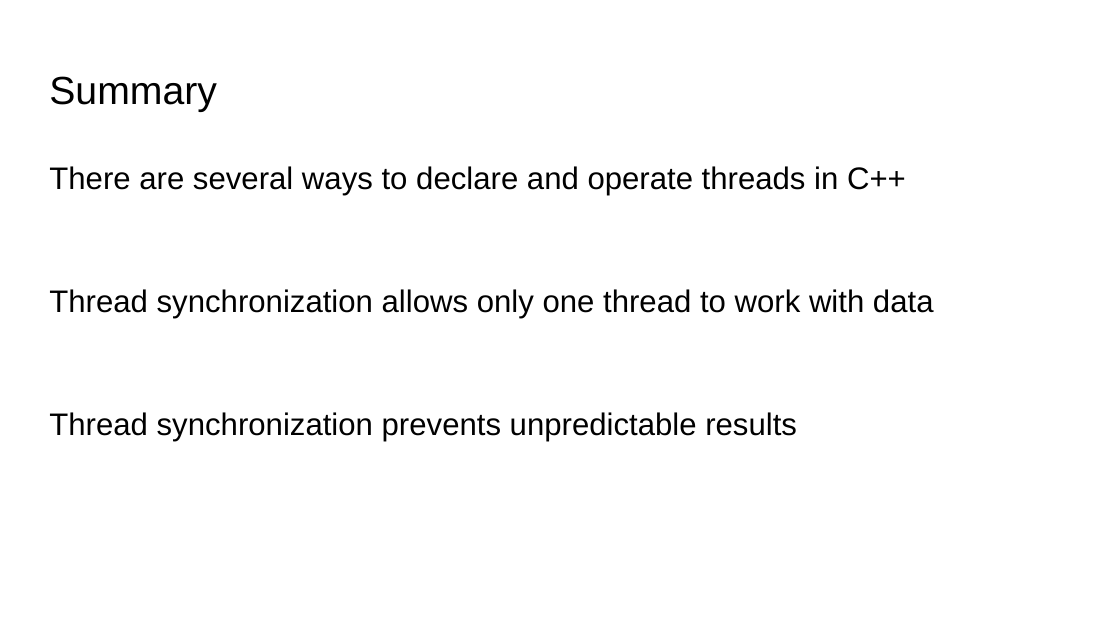
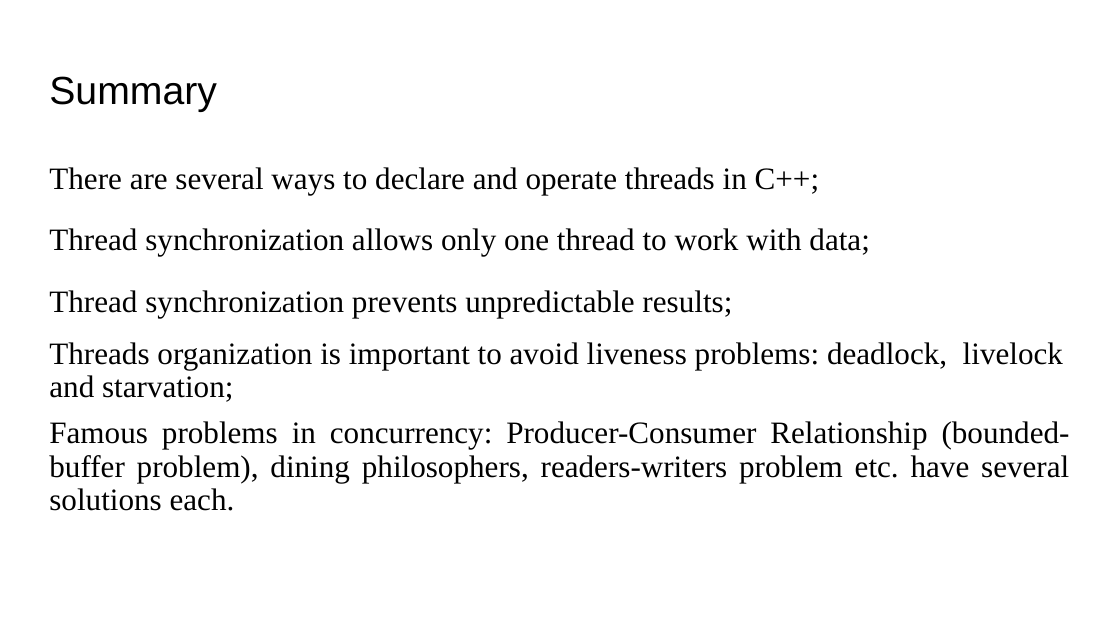
Before and after one commit to manglayev/nu-courses-material, a slide deck: slide 19 of CSCI-423/week-2/Lecture_2/lecture-2-C++.pptx (slide 10 before the commit). Drawn at 1120x630 pixels with LibreOffice and Linux fonts; fonts in the diff are those of the drawing. Boxes give left, top, right and bottom in pixels: in the first picture for what was removed or moved away, otherwise in the second. Text is boxed around its words. In the diff, an @@ line names an element or a change of style, - is before the commit and + after.

```diff
--- a/CSCI-423/week-2/Lecture_2/lecture-2-C++.pptx
+++ b/CSCI-423/week-2/Lecture_2/lecture-2-C++.pptx
@@ text at bbox=[49, 167, 1070, 511]: text changed; font Arial to Times New Roman @@
-There are several ways to declare and operate threads in C++
-Thread synchronization allows only one thread to work with data
-Thread synchronization prevents unpredictable results
+There are several ways to declare and operate threads in C++;
+Thread synchronization allows only one thread to work with data;
+Thread synchronization prevents unpredictable results;
+Threads organization is important to avoid liveness problems: deadlock, livelock and starvation;
+Famous problems in concurrency: Producer-Consumer Relationship (bounded-buffer problem), dining philosophers, readers-writers problem etc. have several solutions each.
```
Also in this commit, not shown: 3 other slides changed, 10 slides added, 3 other files.
